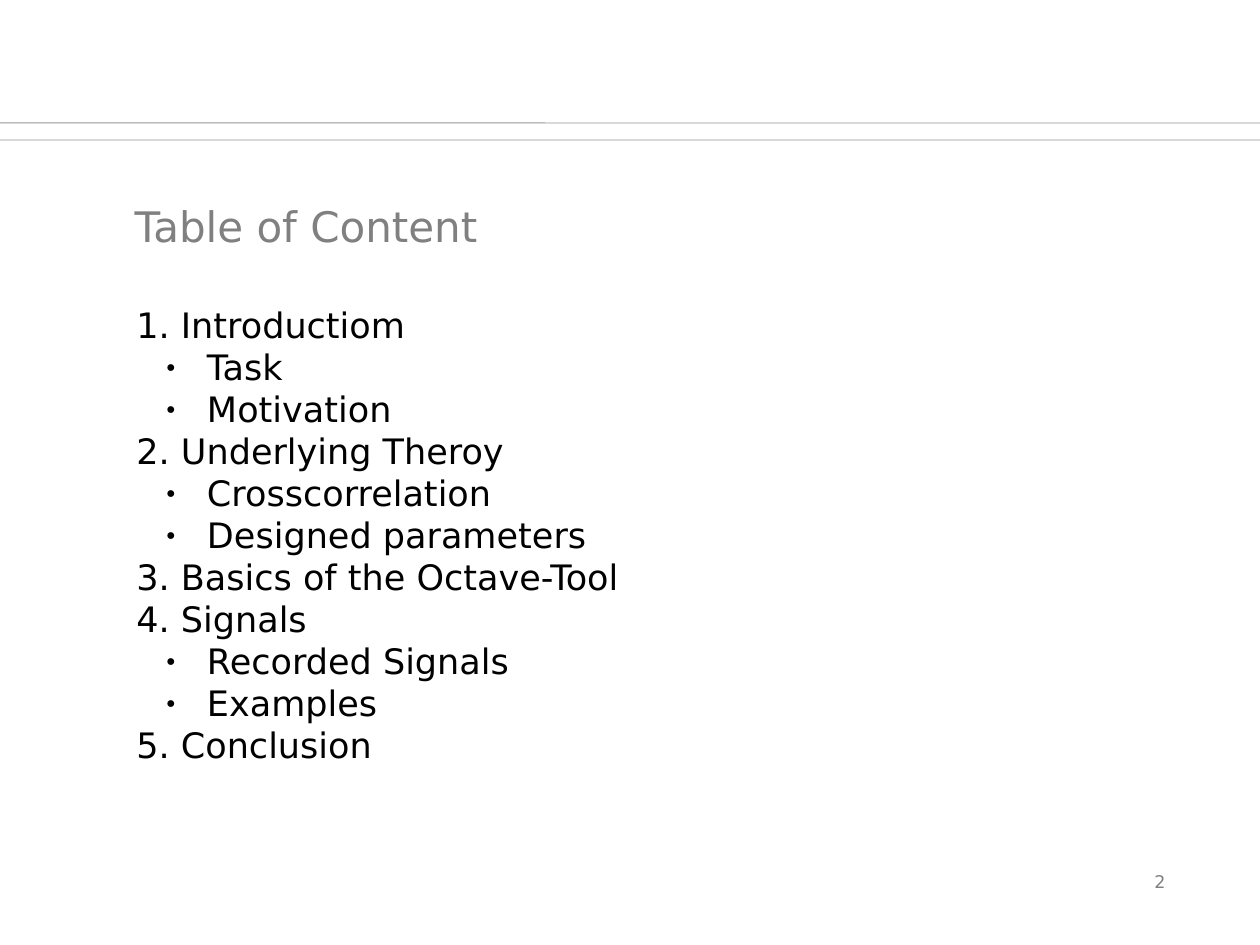
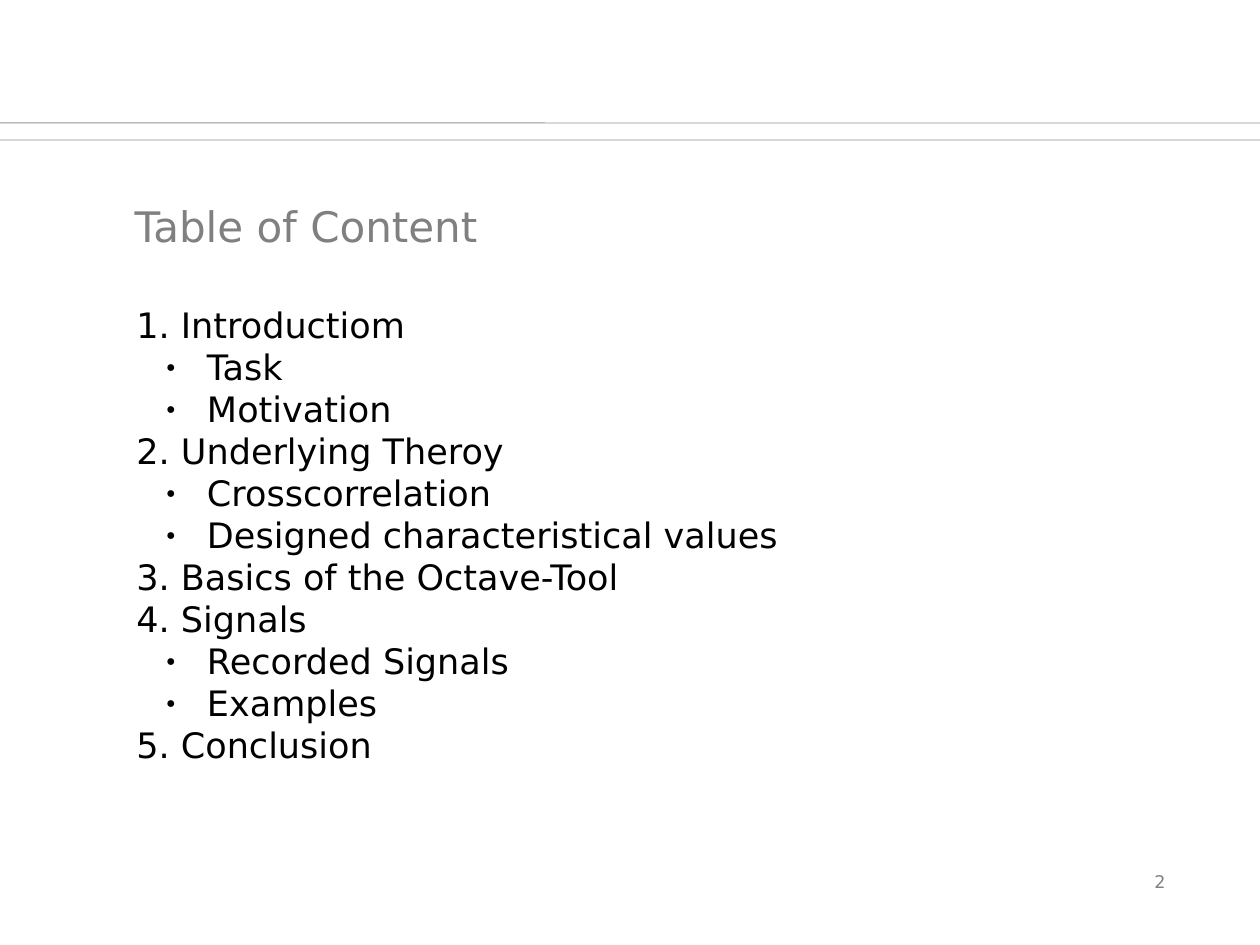
Before and after one commit to orgarten/Hauptseminar, a slide deck: slide 2 of Präsentation/btwf.odp. Drawn at 1260x945 pixels with LibreOffice and Linux fonts; fonts in the diff are those of the drawing; background and template pictures are left out. Boxes give left, top, right and bottom in pixels: in the first picture for what was removed or moved away, otherwise in the second. Text is boxed around its words. In the diff, an @@ line names an element or a change of style, - is before the commit and + after.

Commit message:
DESIGNED CHARACTERISTICAL VALUES

```diff
--- a/Präsentation/btwf.odp
+++ b/Präsentation/btwf.odp
@@ text at bbox=[207, 521, 778, 556]: text changed @@
-  ● Designed parameters
+  ● Designed characteristical values
```
Also in this commit, not shown: 6 other slides changed.
